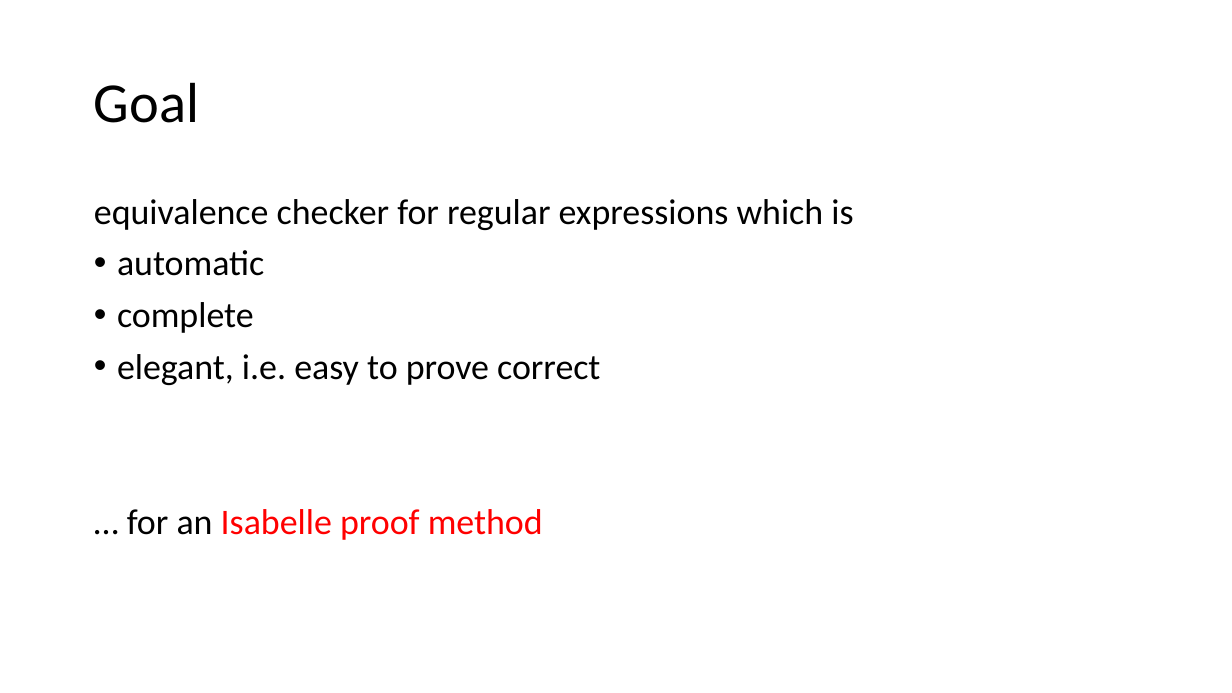
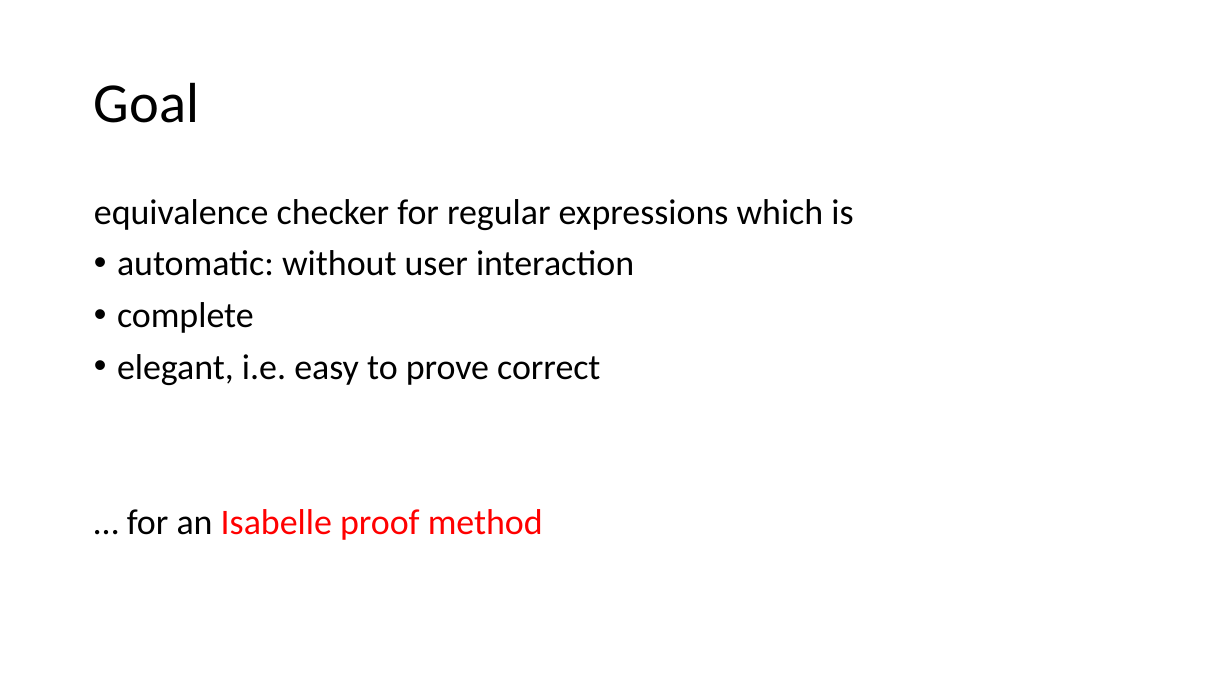
Before and after one commit to Helli/fds_seminar, a slide deck: slide 2 of slides.pptx. Drawn at 1232x693 pixels with LibreOffice and Linux fonts; fonts in the diff are those of the drawing. Boxes give left, top, right and bottom in pixels: in the first picture for what was removed or moved away, otherwise in the second. Text is boxed around its words. In the diff, an @@ line names an element or a change of style, - is before the commit and + after.

```diff
--- a/slides.pptx
+++ b/slides.pptx
@@ text at [117, 250, 634, 276]: text changed @@
-• automatic
+• automatic: without user interaction
```
Also in this commit, not shown: 1 other slide changed, 2 other files.
